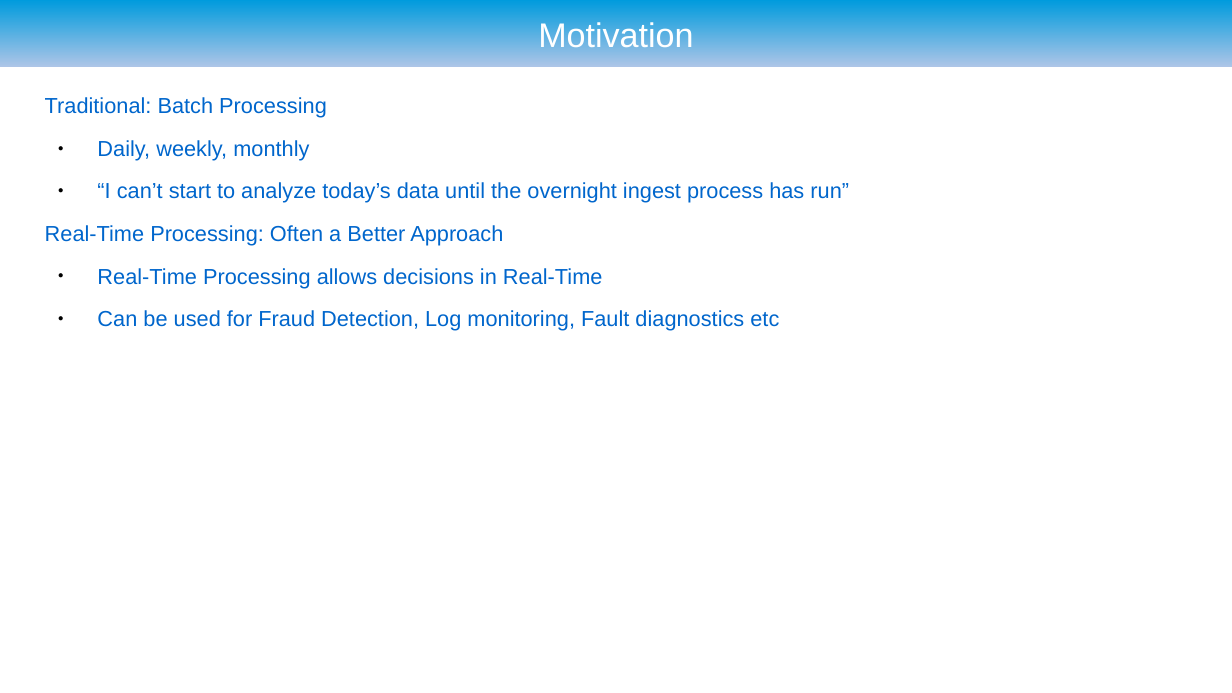
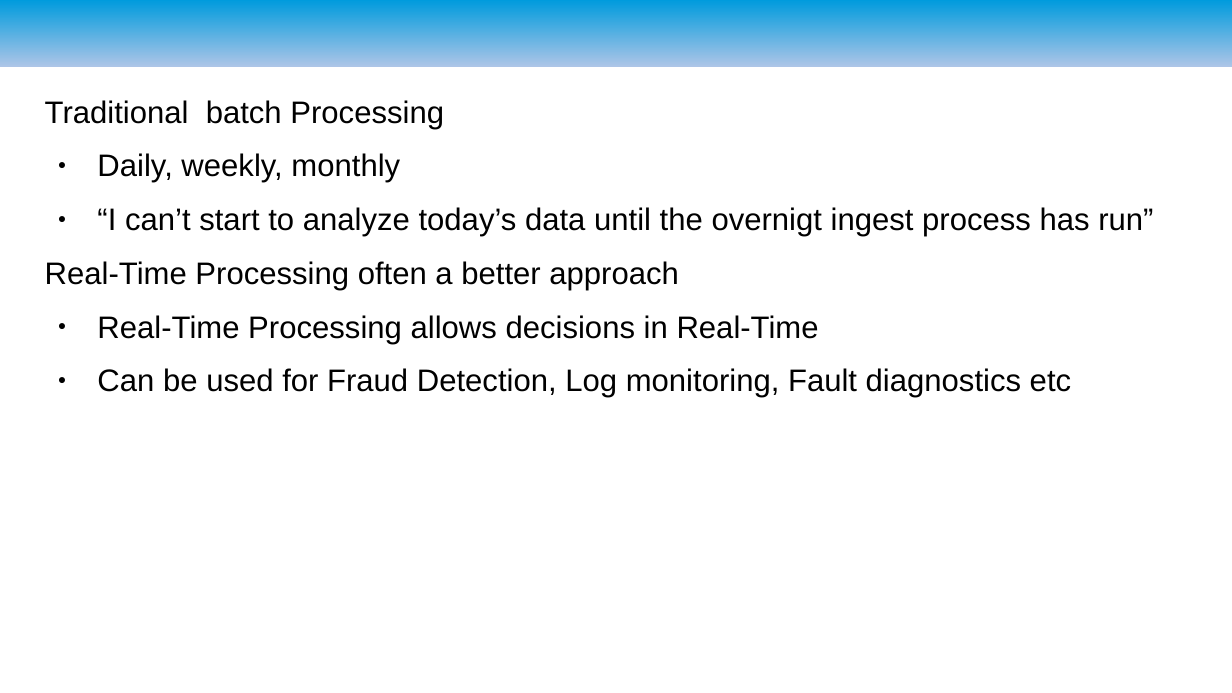
Before and after one commit to ryzlab/kafka-kompetensdag, a slide deck: slide 3 of doc/presentation.odp (slide 5 before the commit). Drawn at 1232x693 pixels with LibreOffice and Linux fonts; fonts in the diff are those of the drawing; background and template pictures are left out. Boxes give left, top, right and bottom in pixels: in the first picture for what was removed or moved away, otherwise in the second. Text is boxed around its words. In the diff, an @@ line names an element or a change of style, - is before the commit and + after.

```diff
--- a/doc/presentation.odp
+++ b/doc/presentation.odp
@@ title removed at (538, 19, 693, 48) @@
-Motivation
@@ text at (45, 100, 444, 129): text changed; size 14 to 20 pt; text colour #0066CC to #000000 @@
-Traditional: Batch Processing
+Traditional batch Processing
@@ text at (97, 153, 1071, 398): size 14 to 20 pt, text colour #0066CC to #000000 in "Daily, weekly, monthly", "Real-Time Processing allows decisions in Real-Time", "Can be used for Fraud Detection, Log ..." @@
@@ text at (45, 207, 1153, 290): text changed; size 14 to 20 pt; text colour #0066CC to #000000 @@
-● “I can’t start to analyze today’s data until the overnight ingest process has run”
-Real-Time Processing: Often a Better Approach
+● “I can’t start to analyze today’s data until the overnigt ingest process has run”
+Real-Time Processing often a better approach
```
Also in this commit, not shown: 7 other slides changed, 5 slides added, 3 slides removed, 6 other files.
